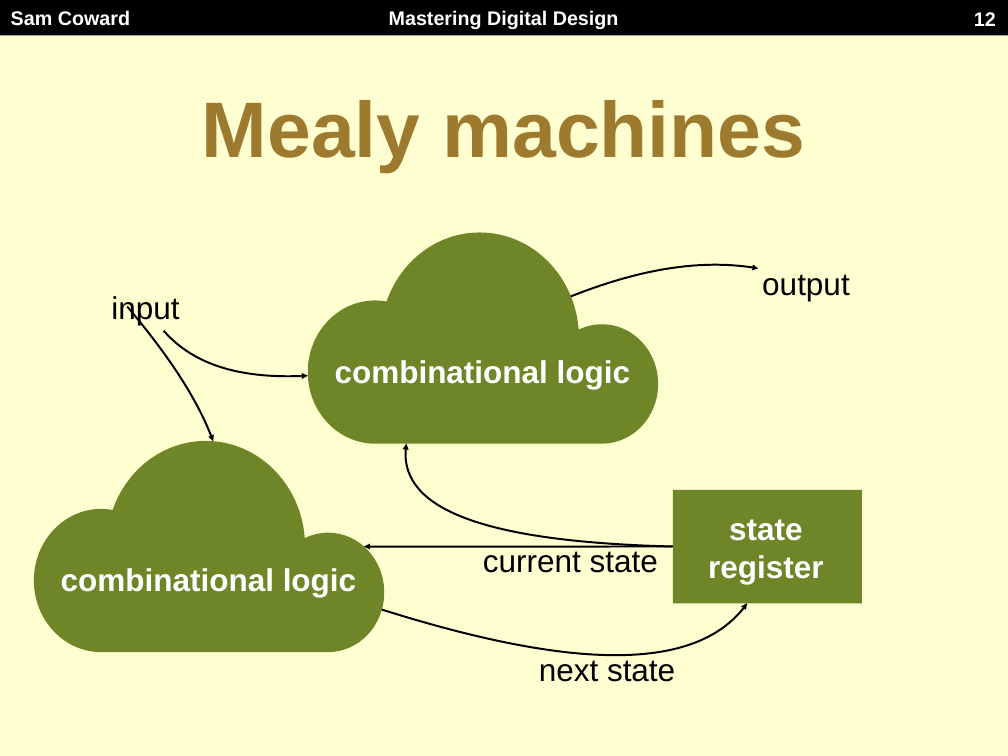
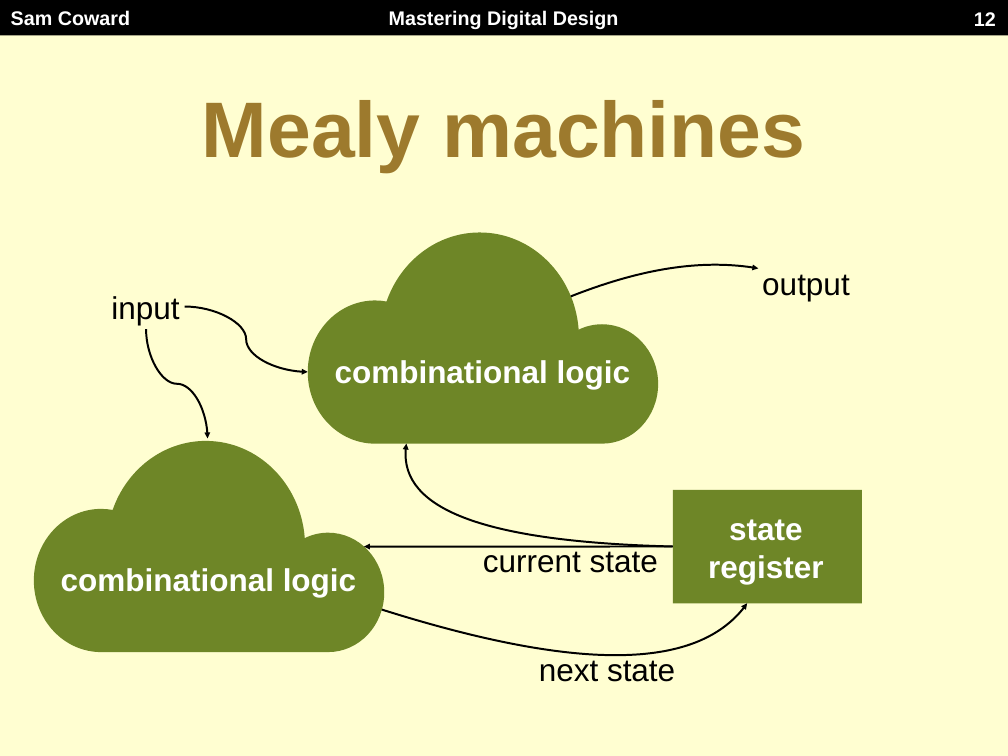
Before and after one commit to Mastering-Digital-Design/Lab-Module, a slide deck: slide 12 of lectures/lecture3.pptx. Drawn at 1008x756 pixels with LibreOffice and Linux fonts; fonts in the diff are those of the drawing. Boxes give left, top, right and bottom in pixels: in the first picture for what was removed or moved away, otherwise in the second. Text is boxed around its words. In the diff, an @@ line names an element or a change of style, - is before the commit and + after.

```diff
--- a/lectures/lecture3.pptx
+++ b/lectures/lecture3.pptx
@@ freeform shape removed at [127,306,213,441] @@
@@ curved arrow added from (146, 329) to (208, 439), #000000 2 pt @@
@@ curved arrow added from (185, 306) to (308, 372), #000000 2 pt @@
@@ freeform shape removed at [164,331,308,376] @@
```
Also in this commit, not shown: 21 other slides changed, 2 other files.
